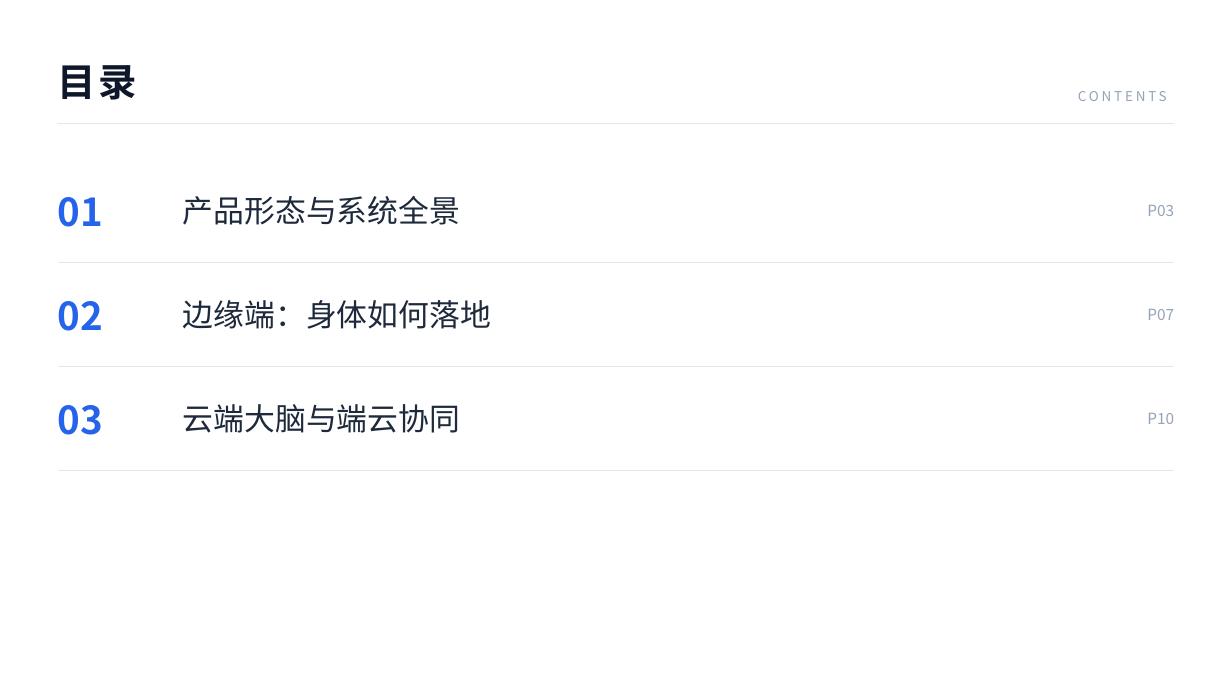
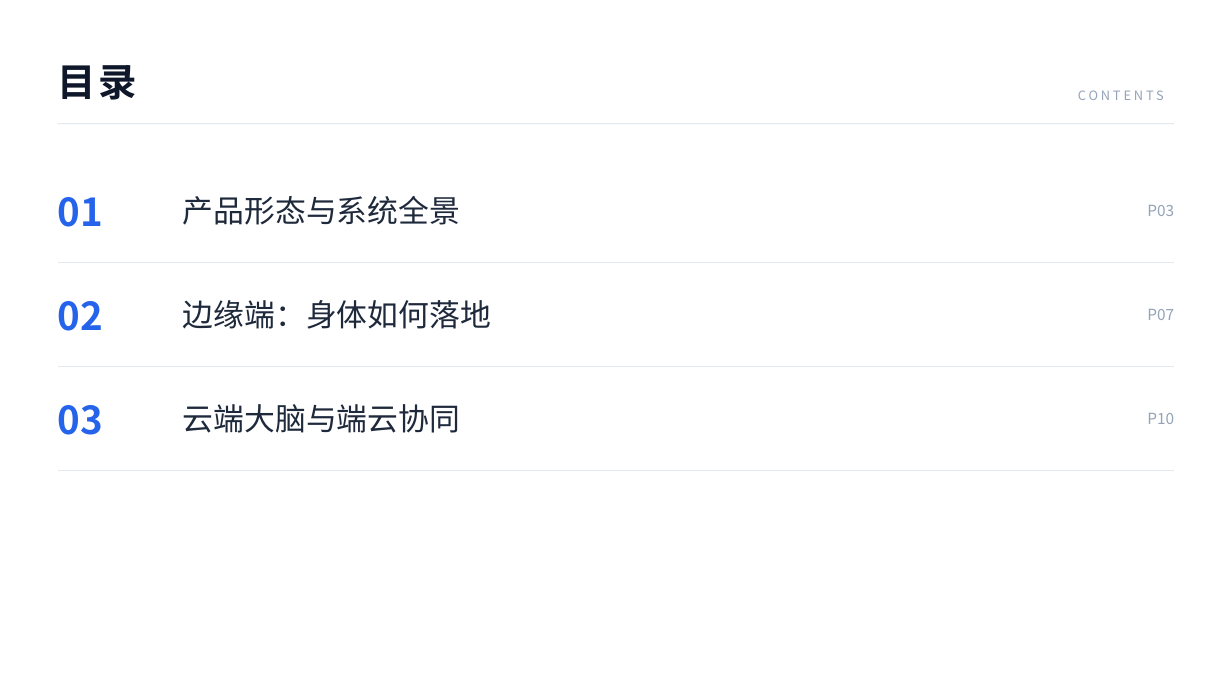
Before and after one commit to xkk6663/pet_companion, a slide deck: slide 2 of docs/汇报/桌宠伴侣技术汇报/桌宠伴侣技术汇报.pptx. Drawn at 1232x693 pixels with LibreOffice and Linux fonts; fonts in the diff are those of the drawing. Boxes give left, top, right and bottom in pixels: in the first picture for what was removed or moved away, otherwise in the second. Text is boxed around its words. In the diff, an @@ line names an element or a change of style, - is before the commit and + after.

```diff
--- a/docs/汇报/桌宠伴侣技术汇报/桌宠伴侣技术汇报.pptx
+++ b/docs/汇报/桌宠伴侣技术汇报/桌宠伴侣技术汇报.pptx
@@ text "CONTENTS" at (x1=1078, y1=90, x2=1164, y2=100): size 10.5 to 10 pt @@
```
Also in this commit, not shown: 9 other slides changed, 2 other files.
